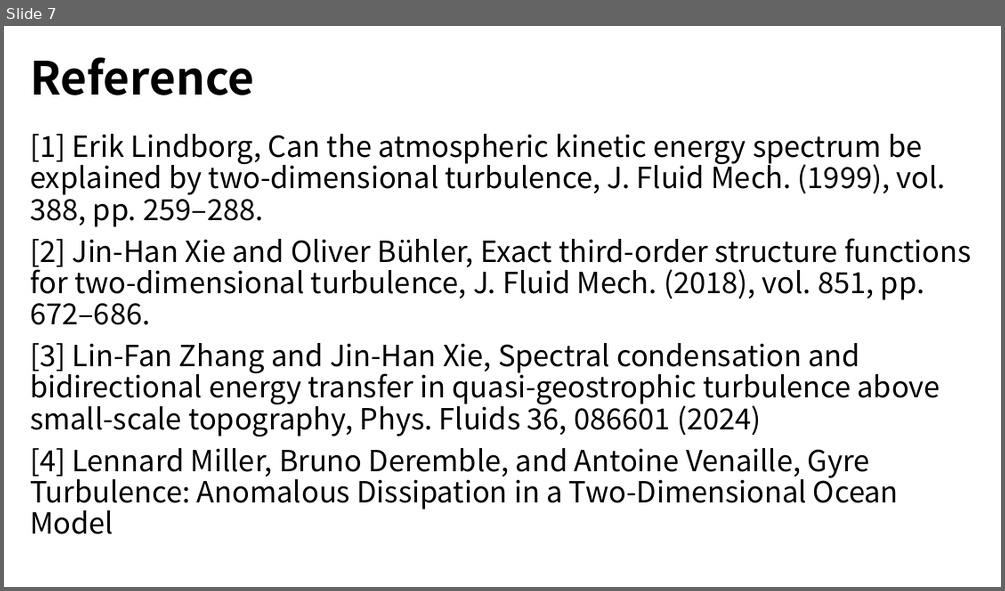
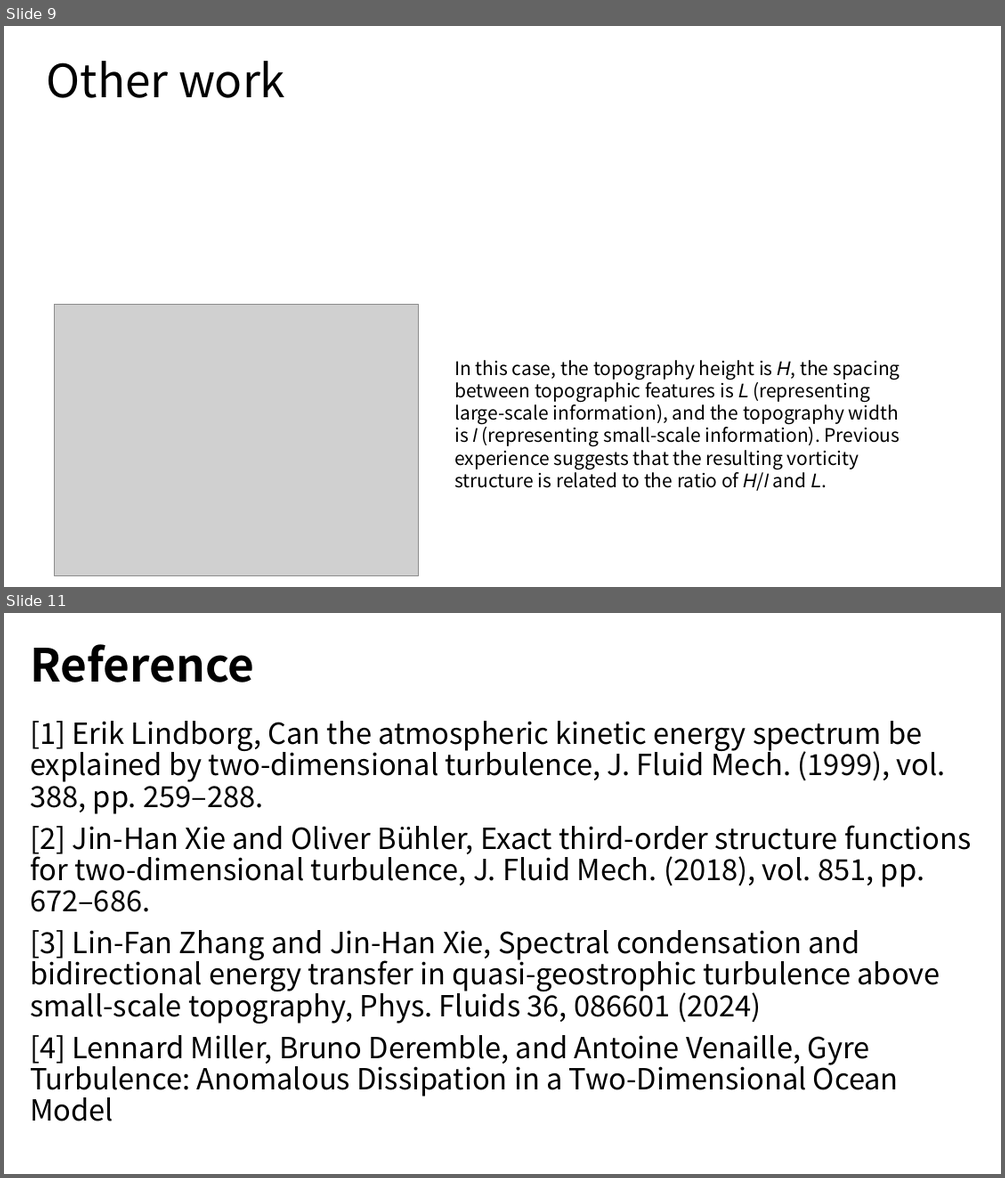
Before and after one commit to yangziang03/yangziang03.github.io, a slide deck: mypaper/thesis/Research1.pptx. Shown one above the other, each under a label of ours: slide 7 before the commit, slides 9 and 11 after it; the slides between them are not shown. The pictures are 1005x591 and 1005x1178 pixels, drawn with LibreOffice and Linux fonts; fonts in the diff are those of the drawing; grey boxes stand for pictures. Boxes give left, top, right and bottom in pixels: in the first picture for what was removed or moved away, otherwise in the second. Text is boxed around its words. In the diff, an @@ line names an element or a change of style, - is before the commit and + after.

```diff
--- a/mypaper/thesis/Research1.pptx
+++ b/mypaper/thesis/Research1.pptx
@@ slide 9 added at [4,26,1001,587], background #FFFFFF @@
@@ title added at [47,61,285,98], 44 pt, text #000000 @@
+Other work
@@ picture added at [55,305,418,576] @@
@@ text added at [454,360,900,491], 18 pt, text #000000 @@
+In this case, the topography height is 𝐻, the spacing between topographic features is 𝐿 (representing large-scale information), and the topography width is 𝑙 (representing small-scale information). Previous experience suggests that the resulting vorticity structure is related to the ratio of 𝐻/𝑙 and 𝐿.
@@ what was slide 7 is now slide 11 @@
```
Also in this commit, not shown: 1 slide changed, 8 other slides added, 5 slides removed, 1 other file.
